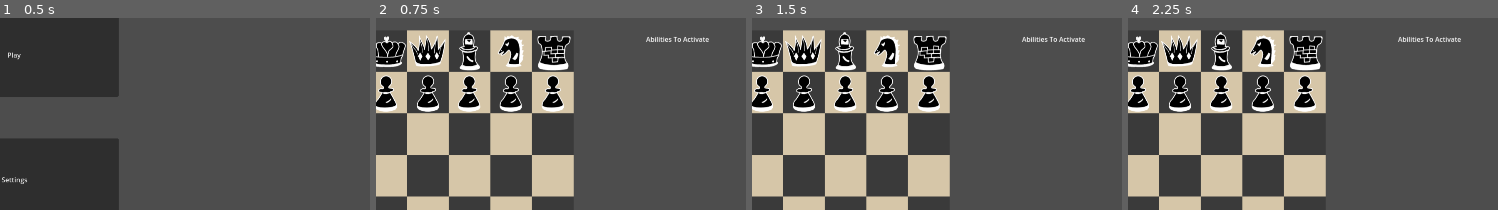
Above: before the commit, frames 1-4 (left to right).
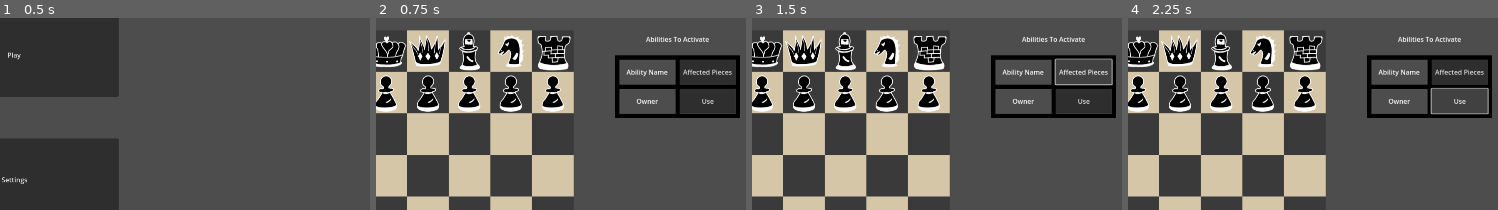
Above: after the commit, the same moments.

Repository: KristianPrifti/Upgraded-Chess-Game
Game: Godot game, scene res://main_menu.tscn
Same seed, same stepped clock (60 frames per second), same inputs: the game is played once before the commit and once after it.
Inputs (mouse positions are % of the whole screen's width and height, from its top left):
- Up to frame 1 (0.5 s): no input
- Up to frame 2 (0.75 s): click "Play" at 0.5 s
- Up to frame 3 (1.5 s): click (95, 17) at 1.25 s, where only the run after the commit has a clickable "Affected Pieces"
- Up to frame 4 (2.25 s): click (95, 25) at 2 s, where only the run after the commit has a clickable "Use"
The pictures show only the part of the screen within x 50-100%, y 3-53%; the shares and areas given below are measured in that part.

Frame 1 is identical in both runs. In frame 2, 7.3% of the frame differs, in the area x 64-99%, y 19-53%; in frame 3, 5.6%; in frame 4, 5.6%.

Commit message:
start working on 'abilities queue'

Diff:
--- /dev/null
+++ b/activate_ability_window.tscn
@@ -0,0 +1,51 @@
+[gd_scene load_steps=2 format=3 uid="uid://cmcjxij8bab28"]
+
+[ext_resource type="Texture2D" uid="uid://juo30i2xsx36" path="res://assets/activate_ability_window.png" id="1_58sjq"]
+
+[node name="activate_ability_window" type="Control"]
+layout_mode = 3
+anchors_preset = 15
+anchor_right = 1.0
+anchor_bottom = 1.0
+grow_horizontal = 2
+grow_vertical = 2
+
+[node name="backround_window" type="Sprite2D" parent="."]
+position = Vector2(150, 75)
+texture = ExtResource("1_58sjq")
+
+[node name="name" type="Label" parent="."]
+layout_mode = 0
+offset_left = 10.0
+offset_top = 10.0
+offset_right = 145.0
+offset_bottom = 70.0
+text = "Ability Name"
+horizontal_alignment = 1
+vertical_alignment = 1
+
+[node name="owner" type="Label" parent="."]
+layout_mode = 0
+offset_left = 10.0
+offset_top = 80.0
+offset_right = 145.0
+offset_bottom = 140.0
+text = "Owner"
+horizontal_alignment = 1
+vertical_alignment = 1
+
+[node name="affect" type="Button" parent="."]
+layout_mode = 0
+offset_left = 155.0
+offset_top = 10.0
+offset_right = 290.0
+offset_bottom = 70.0
+text = "Affected Pieces"
+
+[node name="use" type="Button" parent="."]
+layout_mode = 0
+offset_left = 155.0
+offset_top = 80.0
+offset_right = 290.0
+offset_bottom = 140.0
+text = "Use"
--- a/game_menu.tscn
+++ b/game_menu.tscn
@@ -1,10 +1,11 @@
-[gd_scene load_steps=6 format=3 uid="uid://bec253yxf1oy3"]
+[gd_scene load_steps=7 format=3 uid="uid://bec253yxf1oy3"]
 
 [ext_resource type="Texture2D" uid="uid://cwucgof4krgiv" path="res://assets/Chess_Board.png" id="1_6rly3"]
 [ext_resource type="Script" path="res://scripts/grid.gd" id="2_4gq53"]
 [ext_resource type="PackedScene" uid="uid://psptmt5hck0t" path="res://player.tscn" id="3_armrn"]
 [ext_resource type="Script" path="res://scripts/active_squares.gd" id="4_8rch1"]
 [ext_resource type="Script" path="res://scripts/shop.gd" id="5_oawt1"]
+[ext_resource type="PackedScene" uid="uid://cmcjxij8bab28" path="res://activate_ability_window.tscn" id="6_iipnk"]
 
 [node name="game_menu" type="Node2D"]
 
@@ -301,18 +302,24 @@
 size_flags_horizontal = 3
 
 [node name="abilities_queue_label" type="Label" parent="."]
-offset_left = 1450.0
+offset_left = 1500.0
 offset_top = 150.0
-offset_right = 1850.0
+offset_right = 1800.0
 offset_bottom = 200.0
 text = "Abilities To Activate"
 horizontal_alignment = 1
 
 [node name="ScrollContainer" type="ScrollContainer" parent="abilities_queue_label"]
+custom_minimum_size = Vector2(200, 800)
 layout_mode = 0
 offset_top = 50.0
-offset_right = 400.0
+offset_right = 300.0
 offset_bottom = 850.0
 
 [node name="abilities_queue" type="VBoxContainer" parent="abilities_queue_label/ScrollContainer"]
 layout_mode = 2
+size_flags_horizontal = 3
+
+[node name="activate_ability_window" parent="abilities_queue_label/ScrollContainer/abilities_queue" instance=ExtResource("6_iipnk")]
+custom_minimum_size = Vector2(0, 180)
+layout_mode = 2
--- a/scripts/grid.gd
+++ b/scripts/grid.gd
@@ -49,6 +49,7 @@
 
 #this varable keeps the pieces that have ability in progress
 var pieces_to_upgrade = []
+var wait_for_ability_activation: bool = false
 
 # Called when the node enters the scene tree for the first time.
 func _ready():
Binary file added: assets/activate_ability_window.png
Not shown, added: assets/activate_ability_window.png.import
